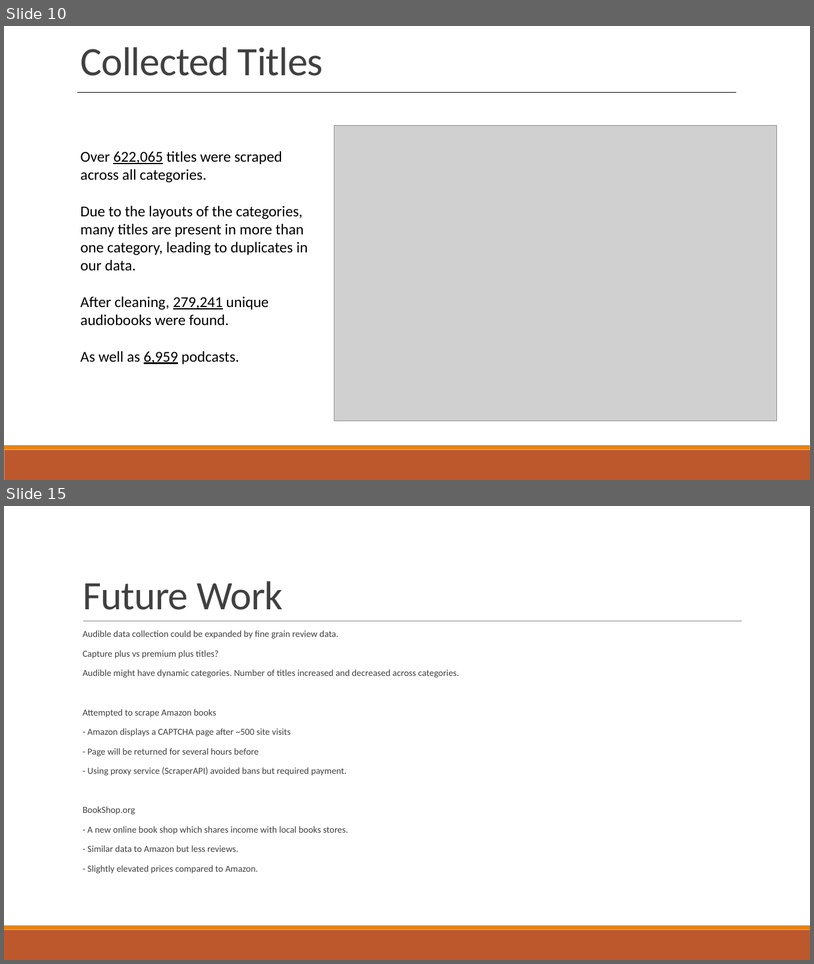
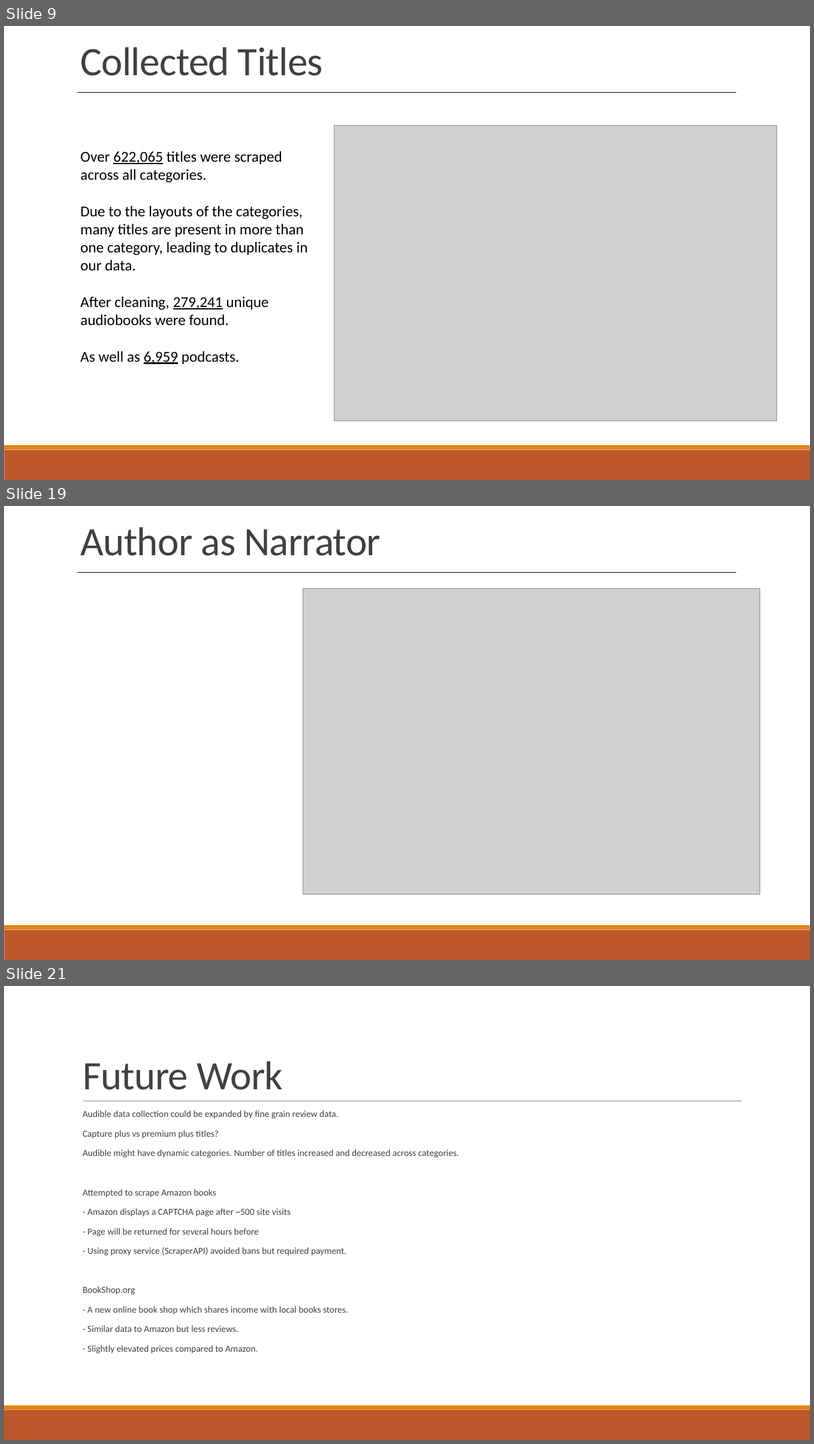
Before and after one commit to jwelch1123/finding_the_tree_in_the_forest, a slide deck: Presentation.pptx. Shown one above the other, each under a label of ours: slides 10 and 15 before the commit, slides 9, 19 and 21 after it; the slides between them are not shown. The pictures are 814x964 and 814x1444 pixels, drawn with LibreOffice and Linux fonts; fonts in the diff are those of the drawing; grey boxes stand for pictures. Boxes give left, top, right and bottom in pixels: in the first picture for what was removed or moved away, otherwise in the second. Text is boxed around its words. In the diff, an @@ line names an element or a change of style, - is before the commit and + after.

```diff
--- a/Presentation.pptx
+++ b/Presentation.pptx
@@ slide 19 added at <box>4,506,810,960</box>, background #FFFFFF; not listed: 2 template elements that a slide beside it also shows @@
@@ text added at <box>80,527,381,556</box>, 48 pt, text #404040 @@
+Author as Narrator
@@ line added from (78, 572) to (737, 572), #000000 0.25 pt @@
@@ picture added at <box>303,588,761,894</box> @@
@@ what was slide 10 is now slide 9 @@
@@ what was slide 15 is now slide 21 @@
```
Also in this commit, not shown: 1 slide changed, 10 other slides added, 5 slides removed, 18 other files.
